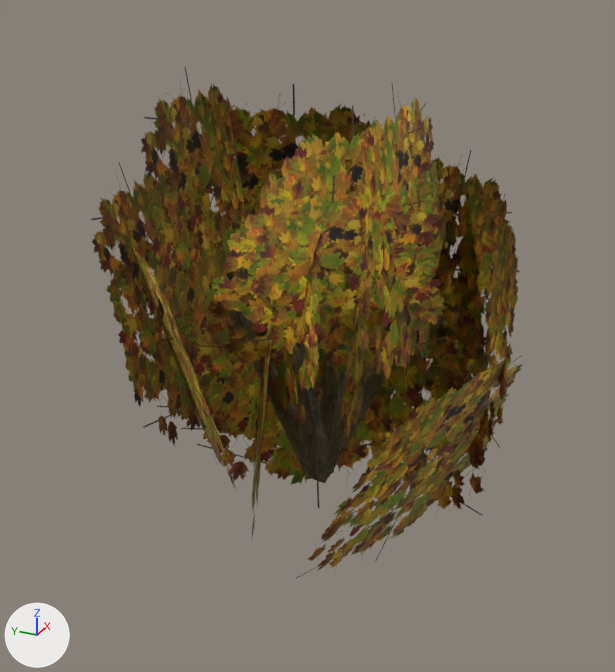
Before and after pictures for a commit that changed the glTF model public/maps/assets/models/bush-maple-autumn.glb.
Camera for both pictures: a camera (50 mm lens) standing at (-3.68, -1.58, 2.65) and looking at (-0.07, 0.04, 0.85). Lighting does not change. The marker at lower left points along +X, +Y and +Z. The older version comes first. Where no turn or scale is listed for an object, it has been applied to the vertices.

Objects in the first picture: 'bush-maple-autumn-leaves', 'bush-maple-autumn-wood'.
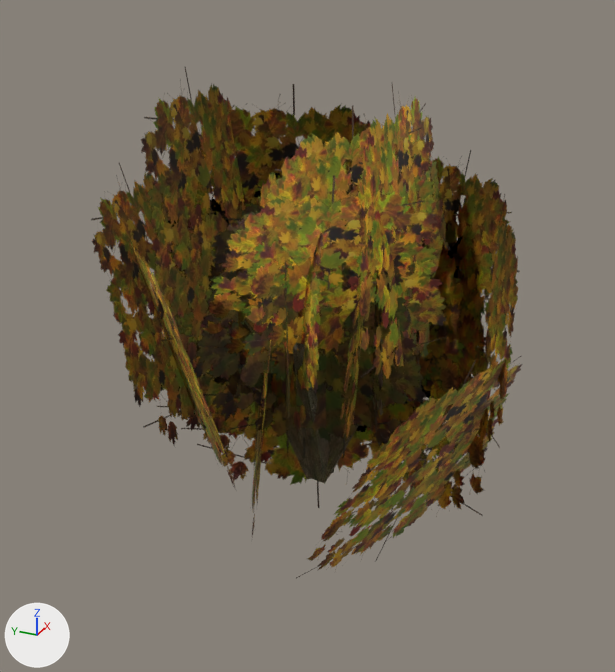
What differs and where, as boxes (x1, y1, x2, y2) in the pictures (615 x 672 px):
'bush-maple-autumn-inner', added (brown): after (189, 202, 449, 458)

Edits to the bpy script that builds the scene:
```text
Add img_leaves_maple_autumn_dark:
    img_leaves_maple_autumn_dark = load_image('leaves-maple-autumn-dark', '_unpacked/leaves-maple-autumn-dark', 512, 512, 'sRGB')
Add mat_foliage_shrub_maple_autumn_dark:
    mat_foliage_shrub_maple_autumn_dark = principled_material('foliage-shrub-maple-autumn-dark')
    mat_foliage_shrub_maple_autumn_dark.texture = img_leaves_maple_autumn_dark  # with its transparency
    mat_foliage_shrub_maple_autumn_dark.roughness = 0.8
Add me_bush_maple_autumn_inner:
    me_bush_maple_autumn_inner.from_pydata(...)  # 24 vertices, 12 faces; spans x -0.77..0.77, y -0.77..0.77, z -0.76..0.76
    me_bush_maple_autumn_inner.materials.append(mat_foliage_shrub_maple_autumn_dark)  # picture img_leaves_maple_autumn_dark
Add ob_bush_maple_autumn_inner:
    ob_bush_maple_autumn_inner = bpy.data.objects.new('bush-maple-autumn-inner', me_bush_maple_autumn_inner)
    ob_bush_maple_autumn_inner.location = (0.0, 0.0, 0.945)
```
